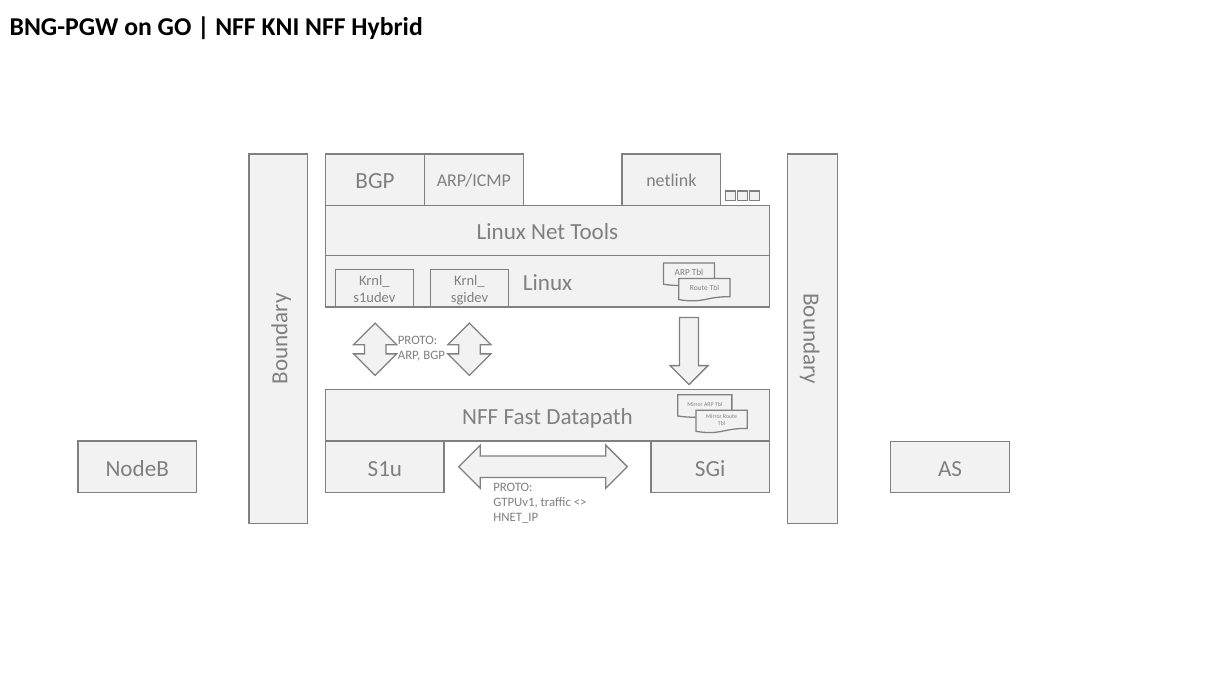
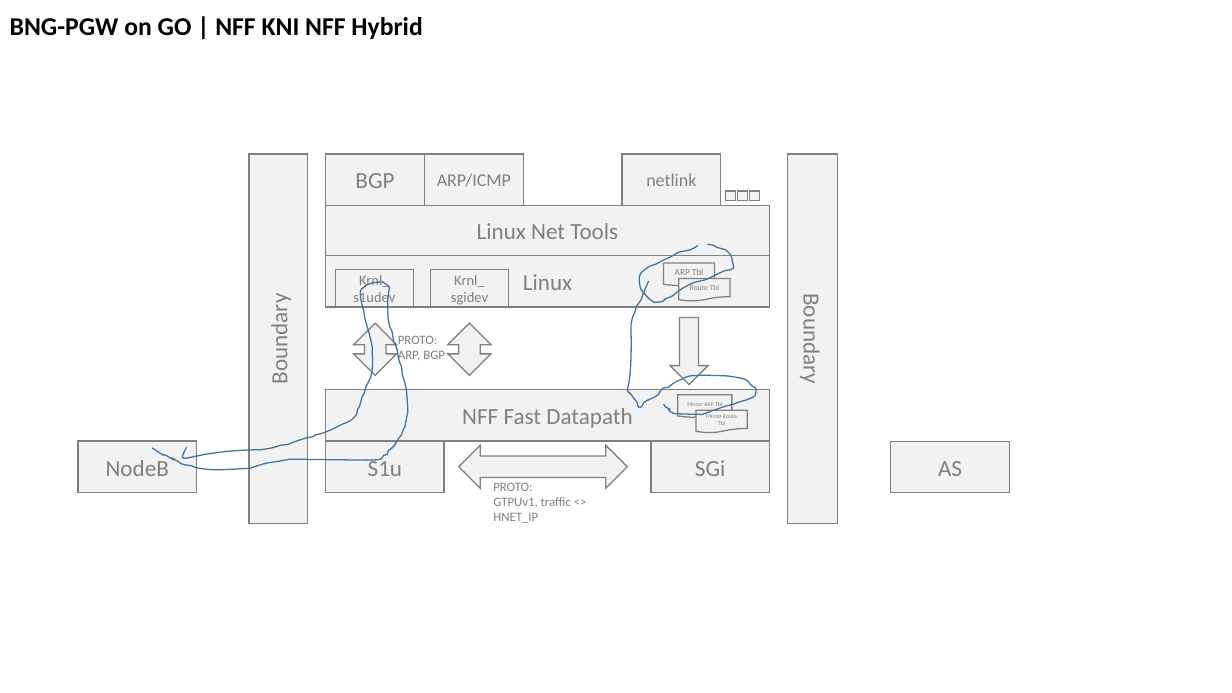
Before and after one commit to backwardn/nff-go, a slide deck: slide 7 of Fixed BNG PGW on GO over NFF.pptx (slide 5 before the commit). Drawn at 1232x693 pixels with LibreOffice and Linux fonts; fonts in the diff are those of the drawing. Boxes give left, top, right and bottom in pixels: in the first picture for what was removed or moved away, otherwise in the second. Text is boxed around its words. In the diff, an @@ line names an element or a change of style, - is before the commit and + after.

```diff
--- a/Fixed BNG PGW on GO over NFF.pptx
+++ b/Fixed BNG PGW on GO over NFF.pptx
@@ freeform shape added at (640,245,734,303), outline #43739E 1 pt @@
@@ freeform shape added at (152,282,409,470), outline #43739E 1 pt @@
@@ freeform shape added at (628,281,756,414), outline #43739E 1 pt @@
```
Also in this commit, not shown: 2 slides added.
